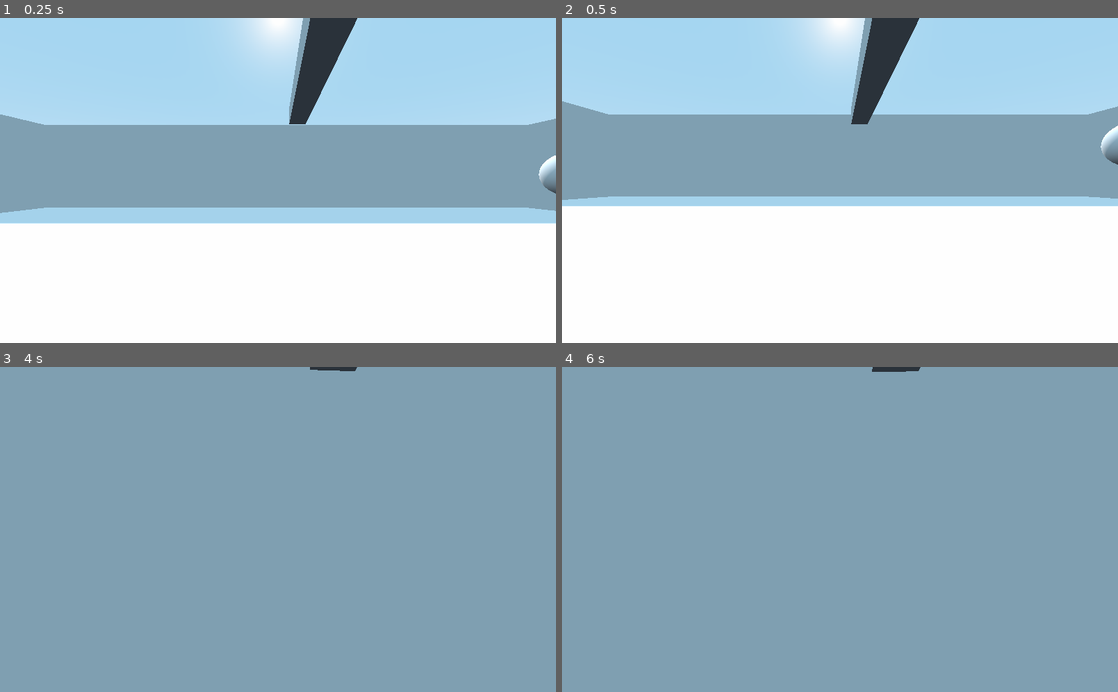
Above: before the commit, frames 1-4 (two rows, left to right).
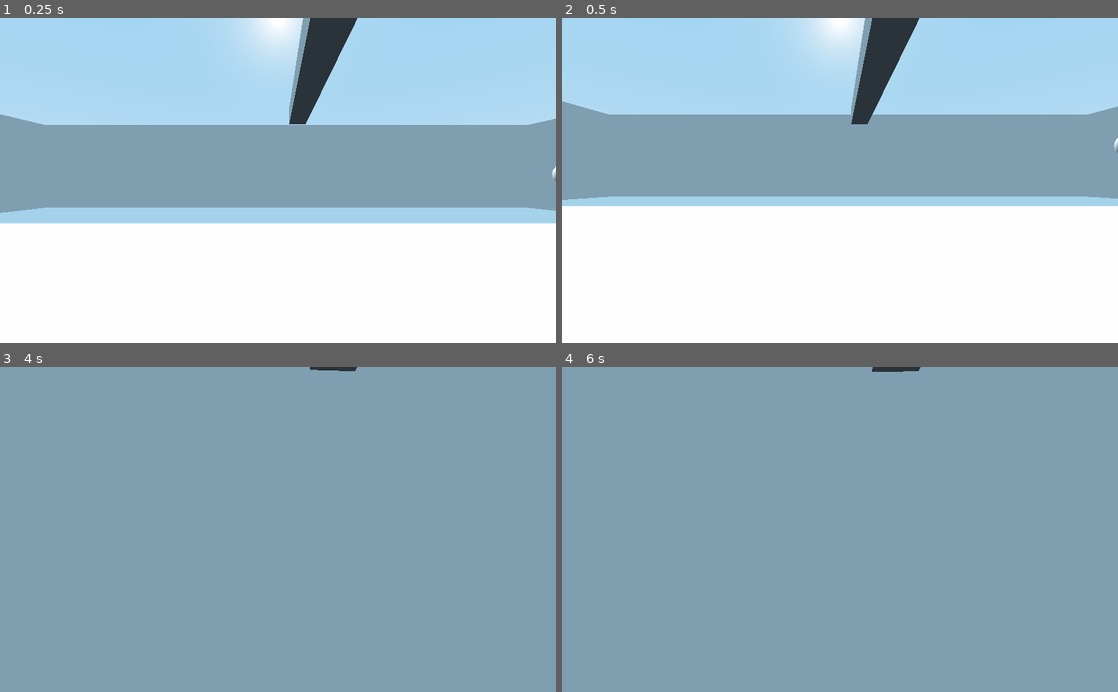
Above: after the commit, the same moments.

Repository: NickCheng0921/curveshot
Game: Godot game, scene res://Scenes/Main.tscn
The game is run twice, just before and just after one commit, with the same random seed, the same clock (stepped at 60 frames per second) and the same inputs.
Inputs (mouse positions are in pixels of both pictures, inside the frame that each line leads up to):
- Up to frame 1 (0.25 s): no input
- Up to frame 2 (0.5 s): no input
- Up to frame 3 (4 s): move the mouse to (305, 529) at 0.52 s; hold W (move_forward) from 0.53 s (still down); click (305, 529) at 0.6 s; tap Space (jump) at 0.77, 1.52, 2.75, 3.02, 3.77 s; move the mouse to (250, 529) at 1.27 s; click (250, 529) at 1.35 s; tap Enter at 2, 3.5 s; move the mouse to (289, 523) at 2.02 s; click (289, 523) at 2.1 s; move the mouse to (272, 536) at 2.77 s; click (272, 536) at 2.85 s; move the mouse to (316, 532) at 3.52 s; click (316, 532) at 3.6 s
- Up to frame 4 (6 s): tap Space (jump) at 4.25, 4.52, 5.75 s; move the mouse to (795, 526) at 4.27 s; click (795, 526) at 4.35 s; tap Enter at 5 s; move the mouse to (845, 529) at 5.02 s; click (845, 529) at 5.1 s; move the mouse to (817, 523) at 5.77 s; release W (move_forward) at 5.78 s; hold D (move_right) from 5.78 s (still down); click (817, 523) at 5.85 s

The runs differ from the first frame. In frame 1, 0.2% of the frame differs, in the area x 96-100%, y 42-55%; in frame 2, 0.2%, in the area x 96-100%, y 33-46%; in frame 3, less than 0.1%; in frame 4, less than 0.1%.

Commit message:
Implemented gravity method of curving ball

Diff:
--- a/3dDemo/Scenes/Grav Node.tscn
+++ b/3dDemo/Scenes/Grav Node.tscn
@@ -10,10 +10,11 @@
 script = ExtResource( 1 )
 
 [node name="MeshInstance" type="MeshInstance" parent="."]
-transform = Transform( 0.5, 0, 0, 0, 0.5, 0, 0, 0, 0.5, 0, 0, 0 )
+transform = Transform( 0.3, 0, 0, 0, 0.3, 0, 0, 0, 0.3, 0, 0, 0 )
 mesh = SubResource( 1 )
 material/0 = null
 
 [node name="CollisionShape" type="CollisionShape" parent="."]
 transform = Transform( 0.5, 0, 0, 0, 0.5, 0, 0, 0, 0.5, 0, 0, 0 )
 shape = SubResource( 2 )
+disabled = true
--- a/3dDemo/Scenes/Main.tscn
+++ b/3dDemo/Scenes/Main.tscn
@@ -24,8 +24,10 @@
 [sub_resource type="BoxShape" id=10]
 
 [node name="Main" type="Node"]
+editor/display_folded = true
 
 [node name="Ground" type="StaticBody" parent="."]
+editor/display_folded = true
 transform = Transform( 1, 0, 0, 0, 1, 0, 0, 0, 1, 0, -1, 0 )
 collision_layer = 4
 collision_mask = 0
@@ -47,6 +49,7 @@
 transform = Transform( 1, 0, 0, 0, 1, 0, 0, 0, 1, 0, 4.15772, 0 )
 
 [node name="Walls" type="StaticBody" parent="."]
+editor/display_folded = true
 
 [node name="Wall +x" type="MeshInstance" parent="Walls"]
 transform = Transform( 1, 0, 0, 0, 5, 0, 0, 0, 15, 16, 0, 0 )
--- a/3dDemo/Scripts/Bullet.gd
+++ b/3dDemo/Scripts/Bullet.gd
@@ -1,8 +1,6 @@
 extends KinematicBody
 
 var velocity := Vector3()
-onready var can_change_direction_y := true #once bullet enters a grav_node's range, pick ccw or cw rotations
-onready var curve_y_ccw = true #by default, from a top view, turn ccw
 export var lifespan = 2
 
 # Called when the node enters the scene tree for the first time.
--- a/3dDemo/Scripts/Grav Node.gd
+++ b/3dDemo/Scripts/Grav Node.gd
@@ -2,11 +2,11 @@
 
 #refer to grav_node.png in res://Images for basic explanation, image may be outdated
 export var zone_length := 3 #sensitivity of core on when it acts on projectile
-export var gravity := 5 #strength of force on bullet
+export var gravity := 1 #strength of force on bullet
 onready var bullets
 onready var i := 0
-onready var rotate_degree := PI/6
 onready var grav_node = $"."
+
 # Called when the node enters the scene tree for the first time.
 func _ready():
 	pass # Replace with function body.
@@ -22,16 +22,6 @@
 		var distance = grav_node.global_transform.origin-bullet.global_transform.origin
 		#is bullet close enough to be curved?
 		if distance.length() < zone_length:
-			#should bullet turn left or right
-			if bullet.can_change_direction_y:
-				#if cross product goes up, turn bullet ccw, else turn cw
-				if bullet.velocity.cross(distance)[1] > 0:
-					bullet.curve_y_ccw = true
-				else:
-					bullet.curve_y_ccw = false
-				bullet.can_change_direction_y = false
-			#apply curving
-			if bullet.curve_y_ccw:
-				bullet.velocity = bullet.velocity.rotated(Vector3(0, 1, 0), rotate_degree)
-			else:
-				bullet.velocity = bullet.velocity.rotated(Vector3(0, 1, 0), -rotate_degree)
+			distance = distance.normalized()
+			distance *= gravity
+			bullet.velocity += distance
--- a/3dDemo/Scripts/Player.gd
+++ b/3dDemo/Scripts/Player.gd
@@ -9,7 +9,7 @@
 export var SENSITIVITY := 2
 export var SMOOTHNESS := 10.0
 #bullet global variables
-export var bullet_velocity = 100
+export var bullet_velocity = 10
 var bullet_velocity_vec := Vector3(1, 0, 0)
 
 onready var bullet = preload("res://Scenes/Bullet.tscn")
